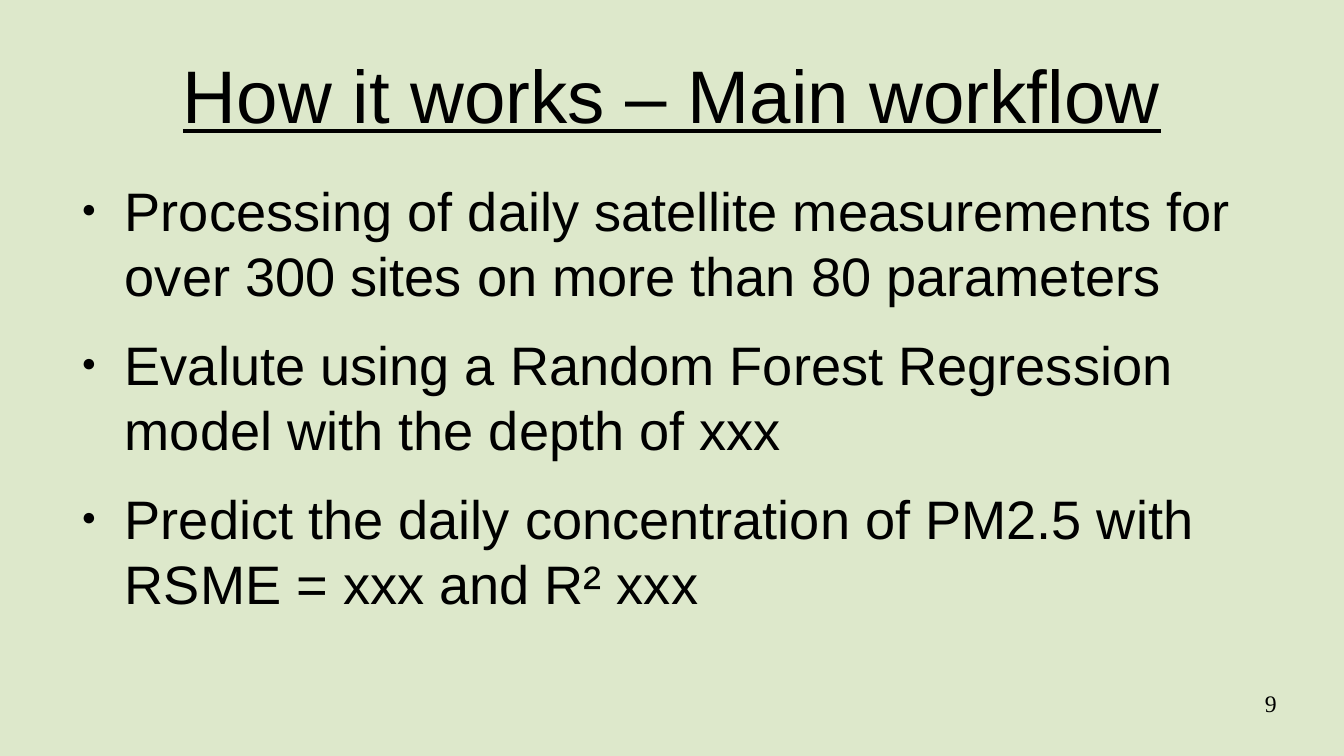
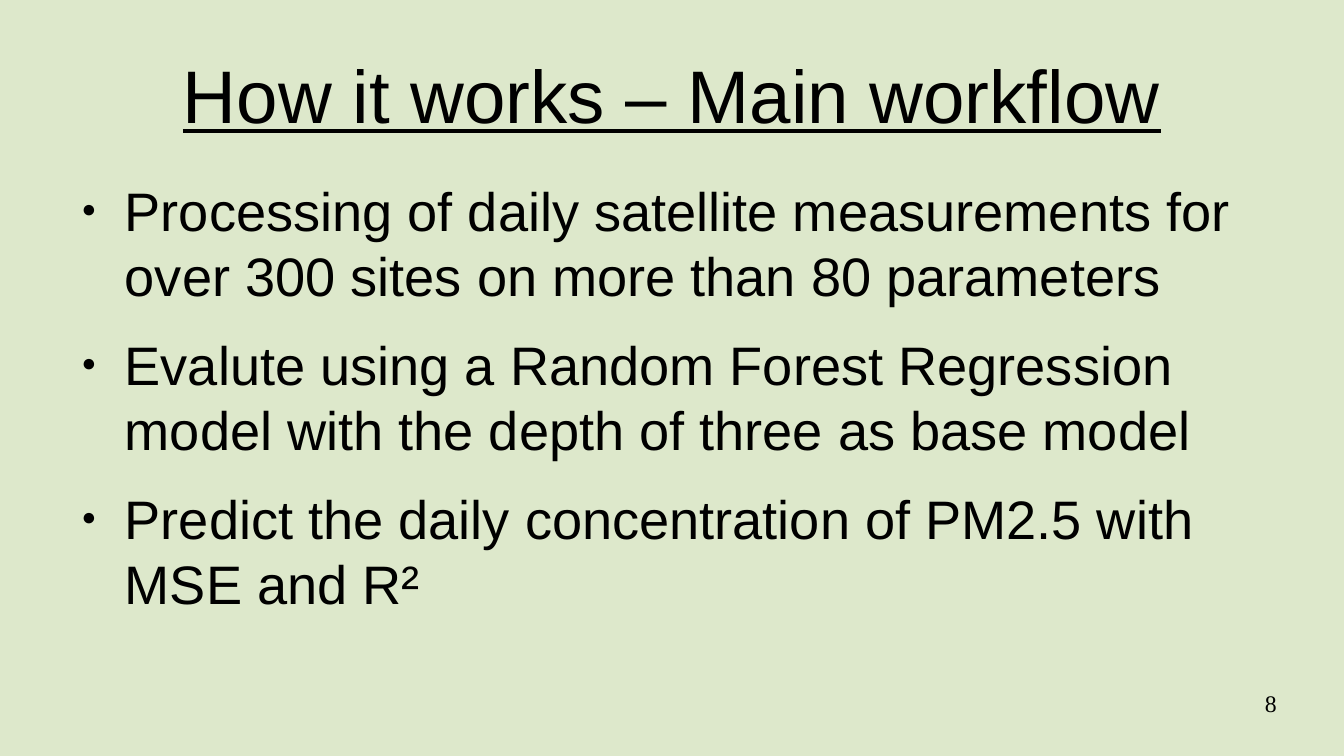
Before and after one commit to YvesL-Web/Air_Polution_Analysis, a slide deck: slide 8 of presentation/241127_00-first_plain_draft.odp (slide 9 before the commit). Drawn at 1344x756 pixels with LibreOffice and Linux fonts; fonts in the diff are those of the drawing. Boxes give left, top, right and bottom in pixels: in the first picture for what was removed or moved away, otherwise in the second. Text is boxed around its words. In the diff, an @@ line names an element or a change of style, - is before the commit and + after.

```diff
--- a/presentation/241127_00-first_plain_draft.odp
+++ b/presentation/241127_00-first_plain_draft.odp
@@ text at [125, 345, 1193, 605]: text changed @@
-● Evalute using a Random Forest Regression model with the depth of xxx
-● Predict the daily concentration of PM2.5 with RSME = xxx and R² xxx
+● Evalute using a Random Forest Regression model with the depth of three as base model
+● Predict the daily concentration of PM2.5 with MSE and R²
@@ page number at [1265, 696, 1277, 713]: text changed @@
-9
+8
```
Also in this commit, not shown: 2 other slides changed, 2 slides added, 1 slide removed, 2 other files.
